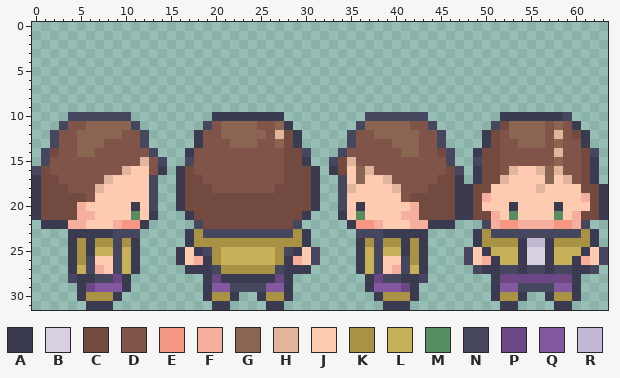
Pixel-art sprite: assets/sprites/puzzles/rietede/character5.png. The picture above was drawn from the file before the commit.
The file is 192x96 pixels, drawn in blocks of 3x3; one block is one cell here. Colours within 5 levels of each other are drawn and written as one.
Palette (. is transparent): A #3a3a50  B #d8d0e0  C #724a40  D #805449  E #f69784  F #f6ae9f  G #8a6552  H #e1b49c  J #ffcbb0  K #a99244  L #c8b058  M #568d61  N #46465e  P #6c4785  Q #8358a1  R #c2b8d5
Pixels before, first column x 0:
10 ....NNNNNNN.........AAAAAAAA.........NNNNNNN........AAAAAAAN....
11 ...NDDGGGGGN.......NDGGGGDDGA.......NGGGGGDDN......NCGGGGDGDA...
12 ..NDDGGGGGDDN.....ADDGGGGGDHCA.....NDDGGGGGDDN....ACDGGGGDHDCA..
13 ..NDDGGGDDDDN.....ADDDGGGDDGCA.....NDDDDGGGDDN....ACDDGGGDGDDA..
14 .NCDDGGDDDDDDN...ADDDDDDDDDDCCN...NDDDDDDGGDDCN..ACCDDDDDDHDDCN.
15 .NDDDDDDDDDDHDN..NDDDDDDDDDDCCA..NCHDDDDDDDDDDN..NCCDDDDDDGDDCA.
16 NCDDDDDDDDHJJDA.ACDDDDDDDDDDCCCA.ACJGHDDDDDDDDCN.ACCDHJJHGHDDCA.
17 ACCDDDDDHJJJJN..ACCDDDDDDDDDCCCA..NJGJJHDDDDDCCA.ACCHJJJJGJHDCA.
18 ACCCDDDHJJJJJN..ACCCDDDDDDDCCCCA..NHJJJJHDDDCCCAACCJJJJJHJJJJCCA
19 ACCCCCDJJJJJJN..ACCCCCCCCCCCCCCA..NJJJJJJDCCCCCAACFJJJJJJJJJJFCA
20 ACCCCFJJJJJAJN..ACCCCCCCCCCCCCCA..NJAJJJJJFCCCCAACJJJAJJJJAJJJCA
21 ACCCCFFJJJJMJA...ACCCCCCCCCCCCA...AJMJJJJFFCCCCAACCFJMJJJJMJFCCA
22 .AAAFFJJJFEEA.....NCCCCCCCCCCN.....AEEFJJJFFAAA...NFEEFFFFEEFN..
23 ....AAAAANNN.....AKNNNNNNNNNNKA.....NNNAAAAA.....AKNNNNNNNNNNKA.
24 ....AKAKKNKA.....AKKKKKKKKKKKKA.....AKNKKAKA.....AKKKKARRAKKKKA.
25 ....AKALLNLA....AJANKLLLLLLKNAJN....ALNLLAKA....NJALLLABBALLLAJN
26 ....AKNJJNLA....AJFAKLLLLLLKAFJN....ALNJJNKA....NJFALLABBALLAFJN
27 ....ALNFJNLA.....AAANKKKKKKNAAA.....ALNJFNLA.....NAANNANNANNAAN.
28 ....NAANNPA........APAAAAAAPA........APNNAAN.......APPPPPPPPA...
29 .....APQQQA........AQQNNNNQQA........AQQQPA........AQQNNNNQQA...
30 .....AKKKA.........AKKA..AKKA.........AKKKA........AKKA..AKKA...
31 ......AAA...........AA....AA...........AAA..........AA....AA....
After:
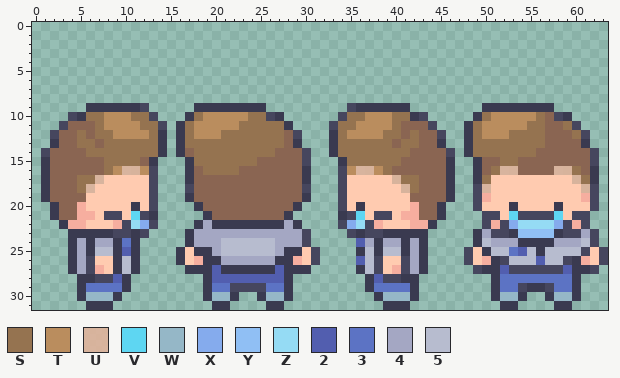
Colours new in this view: S #957350  T #ba8d5e  U #e0b39be4  V #5ed6f2  W #95b7c7  X #85abed  Y #90bff4  Z #95dbf4  2 #525eaf  3 #5c73c4  4 #a4a7c3  5 #b7bccf
Change:
Changed rows in their new state; - is an unchanged pixel.
first column x 0:
 9 ------AAAAAAN-----AAAAAAAA---------NAAAAAA--------AAAAAAAA------
10 -----ASSTTTSSN---ASTTTTTSSN-------NSSTTTSSA------ASTTTTTSGNA----
11 ----GG-STTTTSSN-ASTTTTTSSSSS-----NSSTTTTS-GG----ASTTTTTSSG-SN---
12 ---GGS-SSTTTTSA-ASTTTSSSSSSSGN---ASTTTTSS-SGG---ASTTTSSSSGGGSN--
13 --AGGSS-SSSSSSA-ASSSSSSSSSSSG----ASSSSSS-SSGGA--ASSSSSSSSG-GG---
14 --GGG-SSSSSSSSA-AGSSSSSSSSSGGG---ASSSSSSSS-GGG--ASSSSSSSGGGGGG--
15 -AGGGGGGSSSSGA.--ASSSSSSSGGGGGN--.ASSSSSSGGGGGA--AGGSSGGGG-GGGN-
16 .AGGGGGGSTUUTN.-.AGSSSSGGGGGGGA.-.NTUUTSGGGGGGA.--GSUUGGG-UUSG--
17 .AGGGSSUJ-------.AGGGGGGGGGGGGA.----J--JUSSGGGA.--SJJ----J-JUS--
18 .AGGGSUJ--------.NGGGGGGGGGGGGN.---J----JUSGGGA..NU-----J----UN.
19 .AGGGGJ---------.AGGGGGGGGGGGGA.---------JGGGGA..N------------N.
20 ..AGG-----------..AGGGGGGGGGGA..-----------GGA...N------------N.
21 ..AGG---NN-VN----..AGGGGGGGGA..----NV-NN---GGA....NN-VNNNNV-NN..
22 -..-------NZXN----A4AAAAAAAA4A----NXZN-------..-----NXZZZZXN----
23 -----------AN-----444444444444N----NA-------------4--AYYYYA--4N-
24 -----4-44A3-------444555555444N-----24A44-4-------5444-AA-4445N-
25 -----4-55A2--------A45555554A--------5A55-4--------55325A5555N--
26 -----4---A5---------A444444A--------25----4---------N555255N----
27 -----4---A5---------2AAAAAA2---------5----4---------2-N--N-2----
28 ----.----2----------22222222----------2----.--------33333333----
29 ------3333----------33----33----------3333----------33-AA-33----
30 ------WWW-----------WW----WW-----------WWW----------WW----WW----
Boxes around the changes in both pictures, in picture pixels (x1, y1, x2, y2):
changed: (32, 103, 608, 301)
